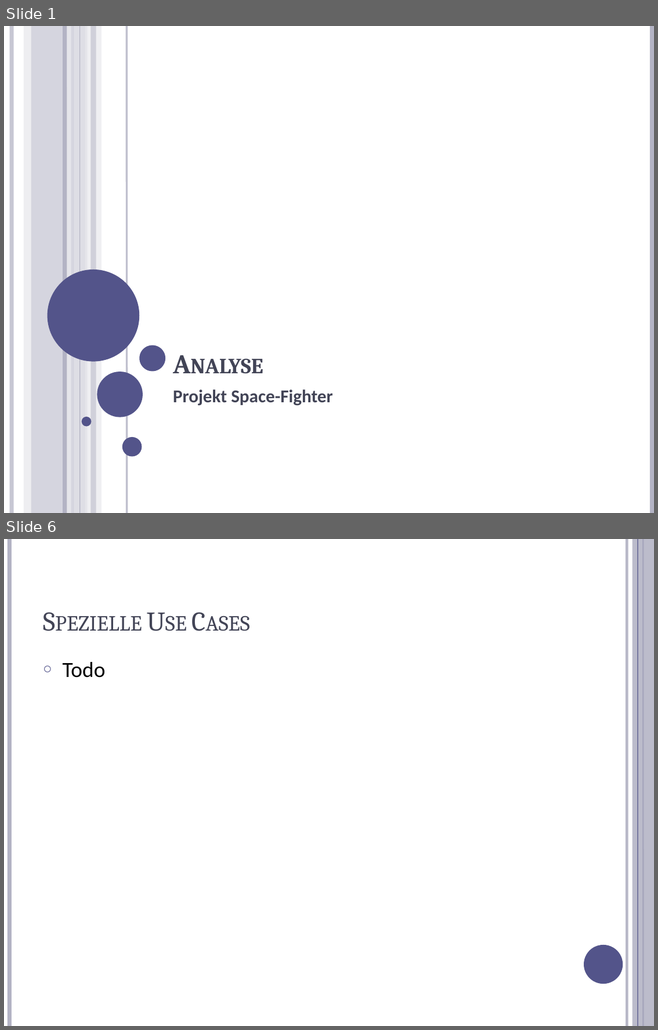
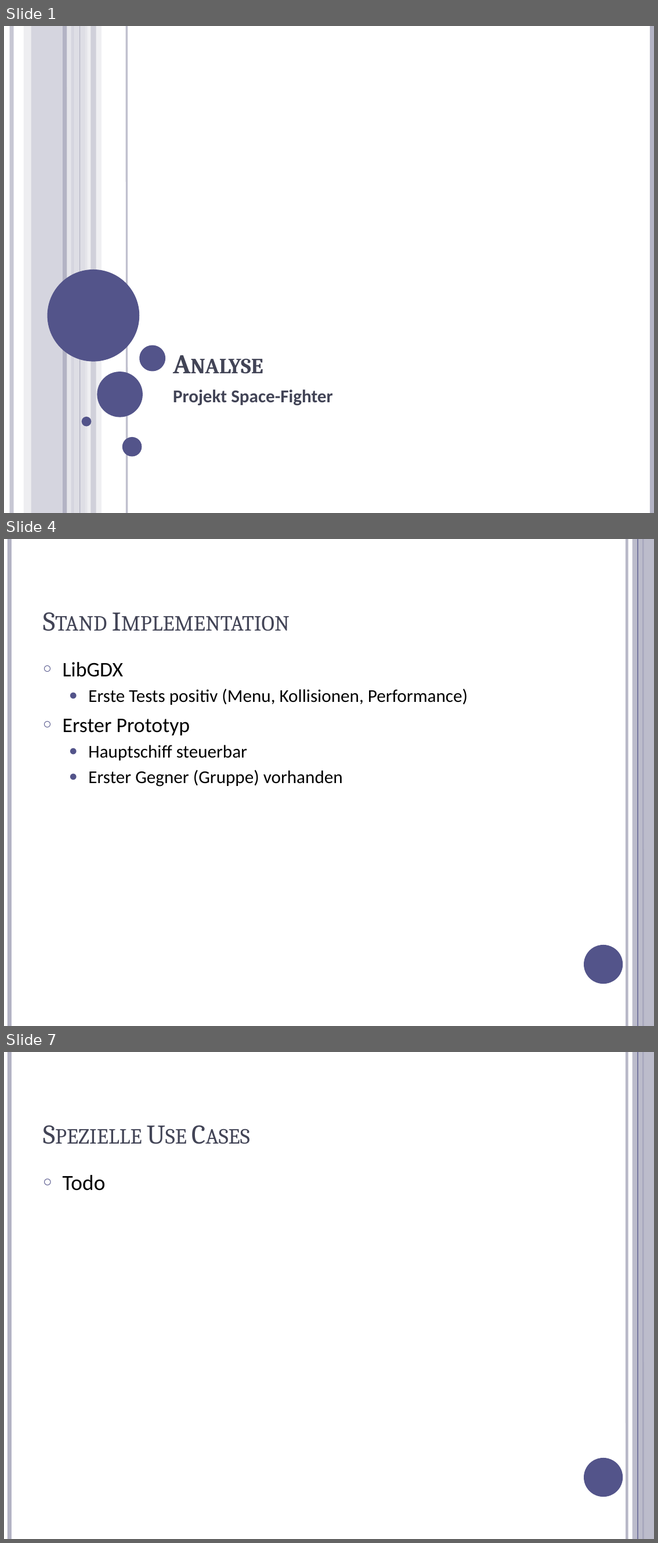
Before and after one commit to stoeffel/SEPS-GRP1, a slide deck: documentation/presentation/Analyse/Analyse.pptx. Shown one above the other, each under a label of ours: slides 1 and 6 before the commit, slides 1, 4 and 7 after it; the slides between them are not shown. The pictures are 658x1030 and 658x1543 pixels, drawn with LibreOffice and Linux fonts; fonts in the diff are those of the drawing. Boxes give left, top, right and bottom in pixels: in the first picture for what was removed or moved away, otherwise in the second. Text is boxed around its words. In the diff, an @@ line names an element or a change of style, - is before the commit and + after.

```diff
--- a/documentation/presentation/Analyse/Analyse.pptx
+++ b/documentation/presentation/Analyse/Analyse.pptx
@@ slide 4 added at [4, 539, 654, 1026], background #FFFFFF; not listed: 6 template elements that a slide beside it also shows @@
@@ title added at [36, 559, 567, 640], 30 pt, text #424456, small capitals @@
+Stand Implementation
@@ text added at [63, 662, 467, 787], 20 pt, text #000000 @@
+○ LibGDX
+  ● Erste Tests positiv (Menu, Kollisionen, Performance)
+○ Erster Prototyp
+  ● Hauptschiff steuerbar
+  ● Erster Gegner (Gruppe) vorhanden
@@ what was slide 6 is now slide 7 @@
```
Also in this commit, not shown: 5 slides changed, 1 other slide added, 2 other files.
